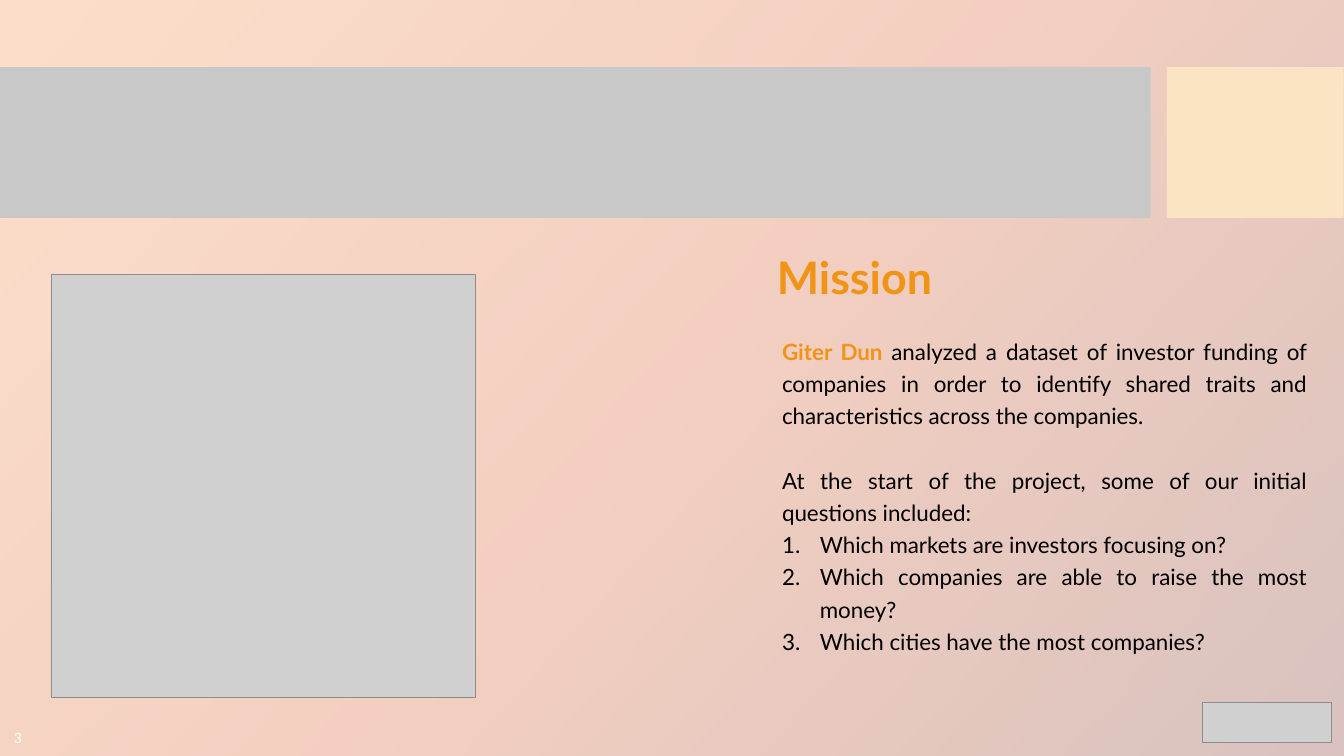
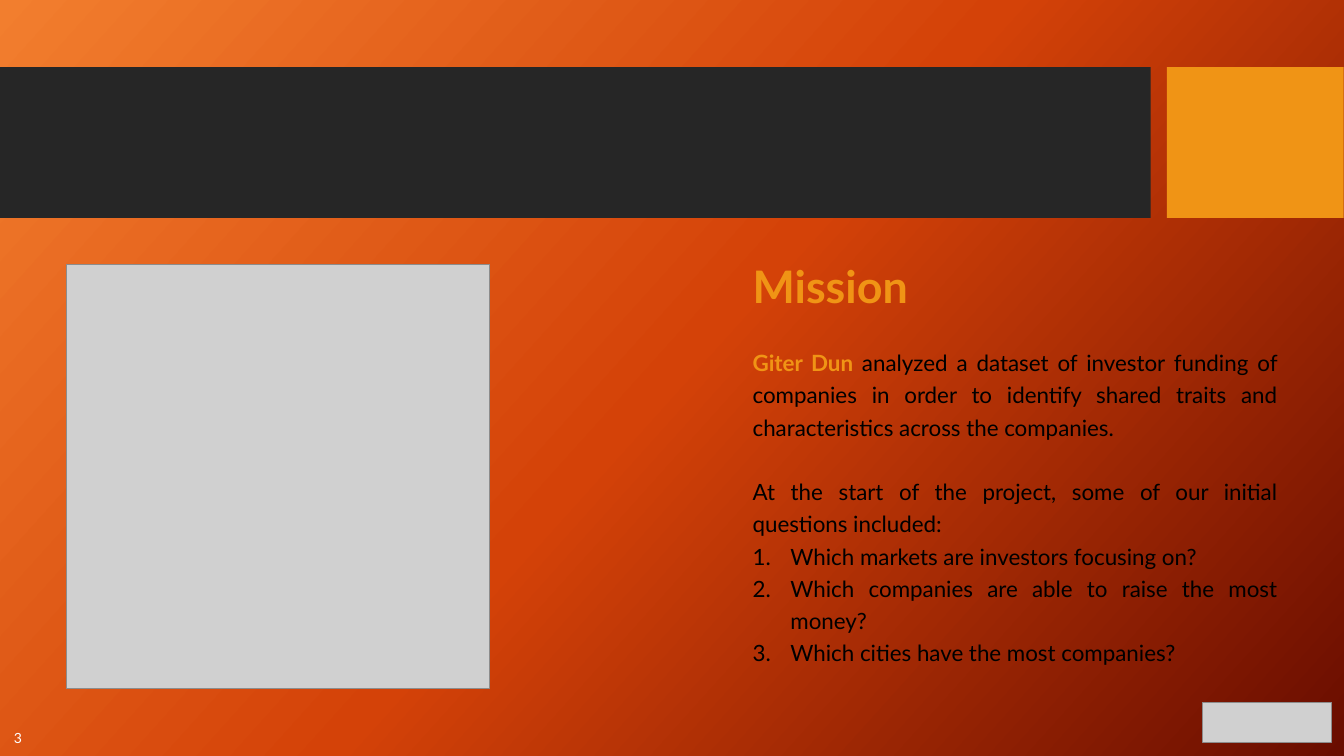
Before and after one commit to CharlesPBiggar/Data-Analytics-Project-1, a slide deck: slide 3 of Presentation/GiterDun Presentation.pptx. Drawn at 1344x756 pixels with LibreOffice and Linux fonts; fonts in the diff are those of the drawing; grey boxes stand for pictures; background and template pictures are left out. Boxes give left, top, right and bottom in pixels: in the first picture for what was removed or moved away, otherwise in the second. Text is boxed around its words. In the diff, an @@ line names an element or a change of style, - is before the commit and + after.

```diff
--- a/Presentation/GiterDun Presentation.pptx
+++ b/Presentation/GiterDun Presentation.pptx
@@ rectangle removed at <box>0,0,1344,756</box> @@
@@ picture: place and size @@
-picture at <box>51,274,475,698</box>
+picture at <box>67,264,490,689</box>
@@ text "Mission": place and size @@
-text "Mission" at <box>777,261,932,295</box>
+text "Mission" at <box>753,270,908,303</box>
@@ text "Giter Dun analyzed a dataset ...": place and size @@
-text "Giter Dun analyzed a dataset ..." at <box>782,343,1307,654</box>
+text "Giter Dun analyzed a dataset ..." at <box>753,354,1277,665</box>
```
Also in this commit, not shown: 12 other slides changed.
